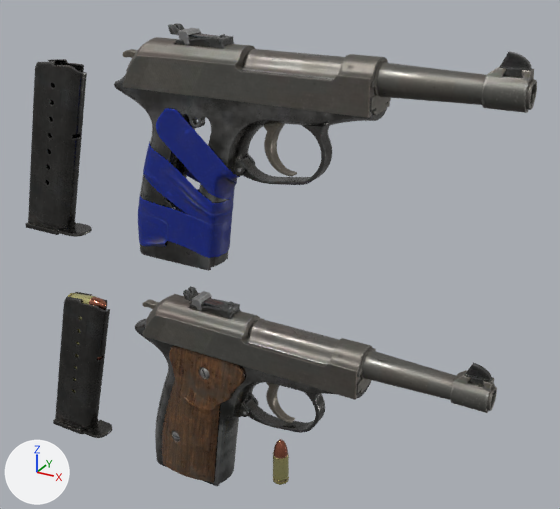
The glTF model assets/models/weapons/pistol.glb: old version first, new version second.
Rendered twice from a 50 mm lens placed at (0.237, -0.333, 0.28), pointed at (0.043, 0.019, 0.104). The lights are fixed; the arrows at lower left show +X, +Y and +Z. The older version comes first.

Objects in the first picture: 'service_pistol_bullet', 'service_pistol_hammer_b', 'service_pistol_magazine_empty', 'service_pistol_magazine_loaded', 'service_pistol_pistol_a', 'service_pistol_pistol_b', 'service_pistol_slide_a', 'service_pistol_slide_b', 'service_pistol_trigger_b' and 2 more.
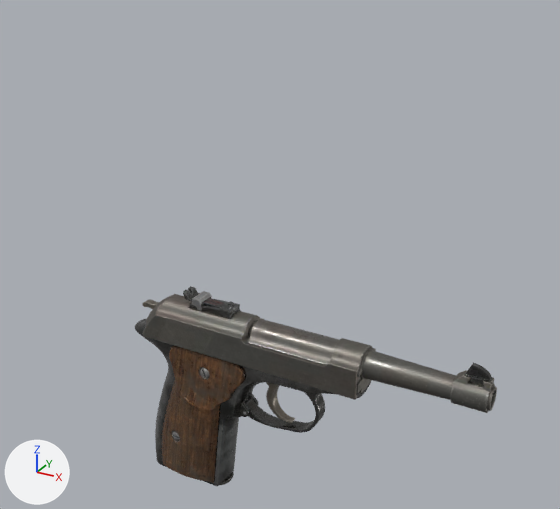
Location of each change, (x1, y1, x2, y2) in pixels of the pictures (560 x 509 px):
'service_pistol_pistol_b', deleted
    before: (114, 49, 537, 271)
'service_pistol_slide_b', deleted
    before: (123, 23, 390, 118)
'service_pistol_magazine_empty', deleted
    before: (25, 59, 92, 237)
'service_pistol_magazine_loaded', moved (mostly hidden afterwards)
    before: (53, 292, 112, 438)
    after: (169, 468, 234, 485)
'service_pistol_trigger_b', deleted
    before: (263, 123, 297, 176)
'service_pistol_bullet', deleted
    before: (273, 439, 289, 485)
'service_pistol_hammer_b', deleted
    before: (123, 49, 138, 58)

What changed in the scene script:
```text
Change ob_service_pistol_magazine_loaded:
    ob_service_pistol_magazine_loaded.location: (-0.1, 0.0, 0.0) -> (0.0, 0.0, 0.0)
Remove ob_service_pistol_magazine_empty:
    ob_service_pistol_magazine_empty = bpy.data.objects.new('service_pistol_magazine_empty', me_cube_017)
    ob_service_pistol_magazine_empty.location = (-0.1, 0.0, 0.15)
Remove ob_service_pistol_bullet:
    ob_service_pistol_bullet = bpy.data.objects.new('service_pistol_bullet', me_cylinder_028)
    ob_service_pistol_bullet.location = (0.0, 0.0, 0.0)
Remove ob_service_pistol_pistol_b:
    ob_service_pistol_pistol_b = bpy.data.objects.new('service_pistol_pistol_b', me_cylinder_012)
    ob_service_pistol_pistol_b.location = (0.0, 0.0, 0.15)
Remove ob_service_pistol_slide_b:
    ob_service_pistol_slide_b = bpy.data.objects.new('service_pistol_slide_b', me_cylinder_013)
    ob_service_pistol_slide_b.location = (0.0302, 0.0, 0.211)
Remove ob_service_pistol_hammer_b:
    ob_service_pistol_hammer_b = bpy.data.objects.new('service_pistol_hammer_b', me_cylinder_014)
    ob_service_pistol_hammer_b.location = (-0.029, 0.0, 0.1994)
Remove ob_service_pistol_trigger_b:
    ob_service_pistol_trigger_b = bpy.data.objects.new('service_pistol_trigger_b', me_cylinder_015)
    ob_service_pistol_trigger_b.location = (0.0512, 0.0, 0.1858)
```
